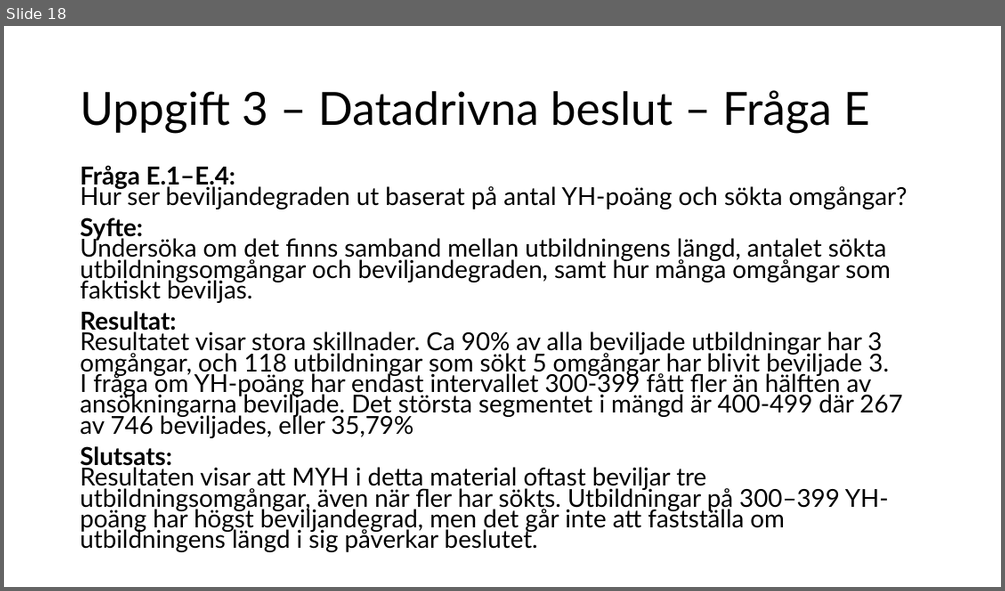
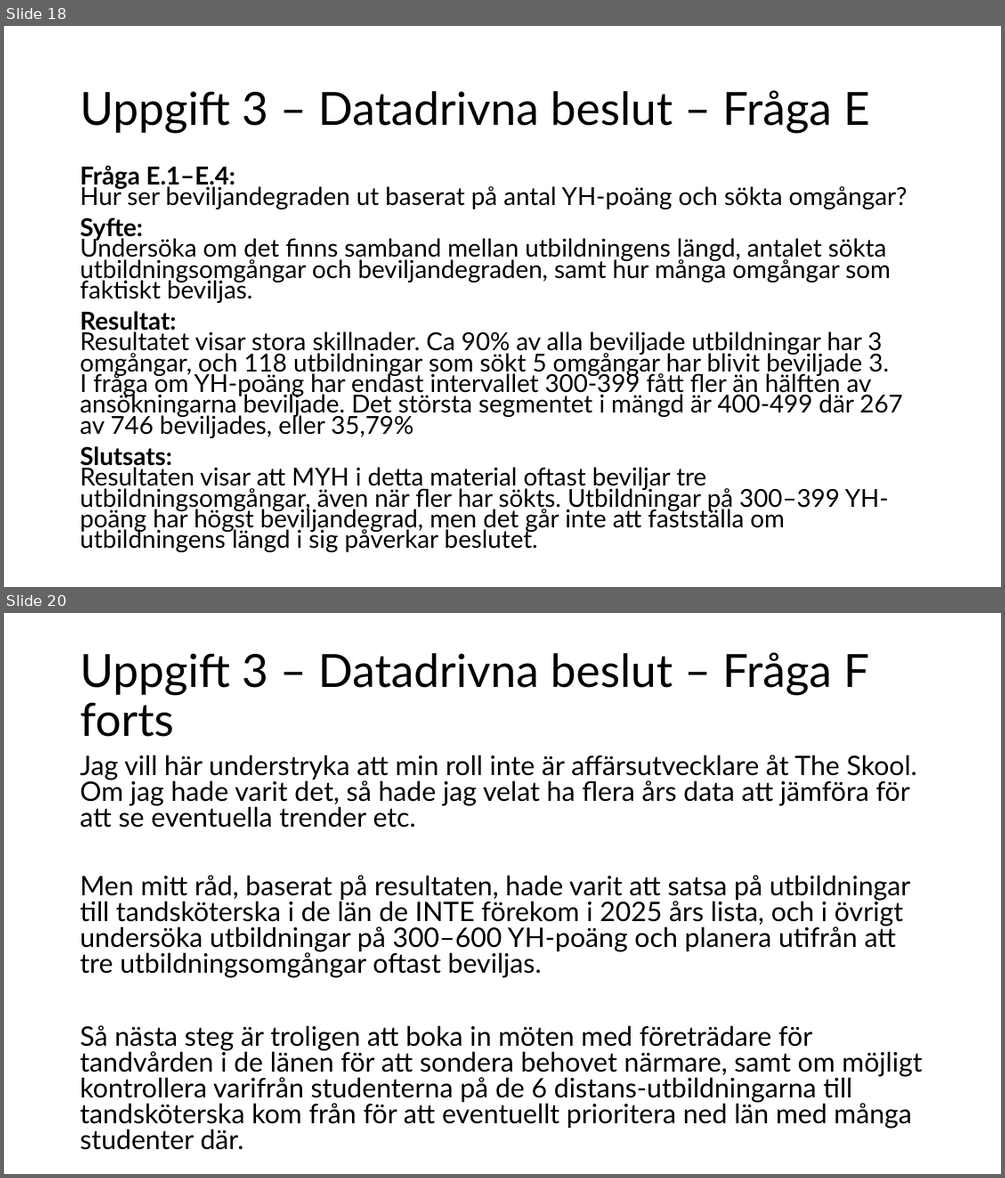
Before and after one commit to dosselicious/the_skool_jens_dossel, a slide deck: The Skool - Jens Dossel.pptx. Shown one above the other, each under a label of ours: slide 18 before the commit, slides 18 and 20 after it; the slides between them are not shown. The pictures are 1005x591 and 1005x1178 pixels, drawn with LibreOffice and Linux fonts; fonts in the diff are those of the drawing. Boxes give left, top, right and bottom in pixels: in the first picture for what was removed or moved away, otherwise in the second. Text is boxed around its words. In the diff, an @@ line names an element or a change of style, - is before the commit and + after.

```diff
--- a/The Skool - Jens Dossel.pptx
+++ b/The Skool - Jens Dossel.pptx
@@ slide 20 added at (4, 613, 1001, 1174), background #FFFFFF @@
@@ title added at (80, 652, 869, 737), 44 pt, text #000000 @@
+Uppgift 3 – Datadrivna beslut – Fråga F forts
@@ text added at (80, 755, 922, 1150), 25.9 pt, text #000000 @@
+Jag vill här understryka att min roll inte är affärsutvecklare åt The Skool. Om jag hade varit det, så hade jag velat ha flera års data att jämföra för att se eventuella trender etc.
+Men mitt råd, baserat på resultaten, hade varit att satsa på utbildningar till tandsköterska i de län de INTE förekom i 2025 års lista, och i övrigt undersöka utbildningar på 300–600 YH-poäng och planera utifrån att tre utbildningsomgångar oftast beviljas.
+Så nästa steg är troligen att boka in möten med företrädare för tandvården i de länen för att sondera behovet närmare, samt om möjligt kontrollera varifrån studenterna på de 6 distans-utbildningarna till tandsköterska kom från för att eventuellt prioritera ned län med många studenter där.
```
Also in this commit, not shown: 1 other slide added.
